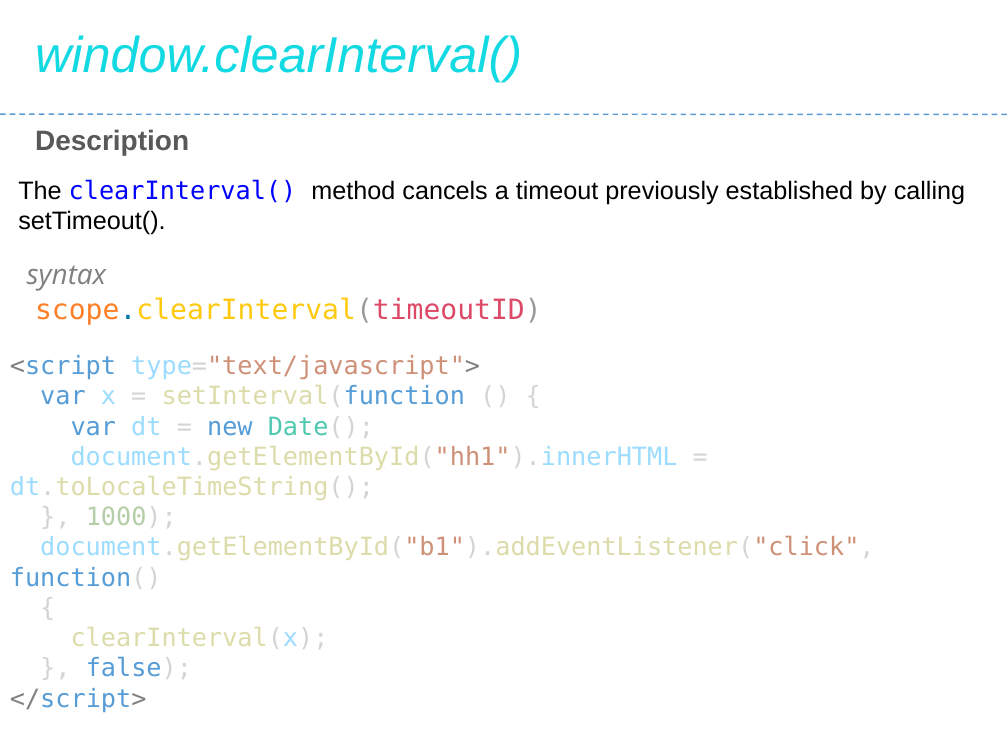
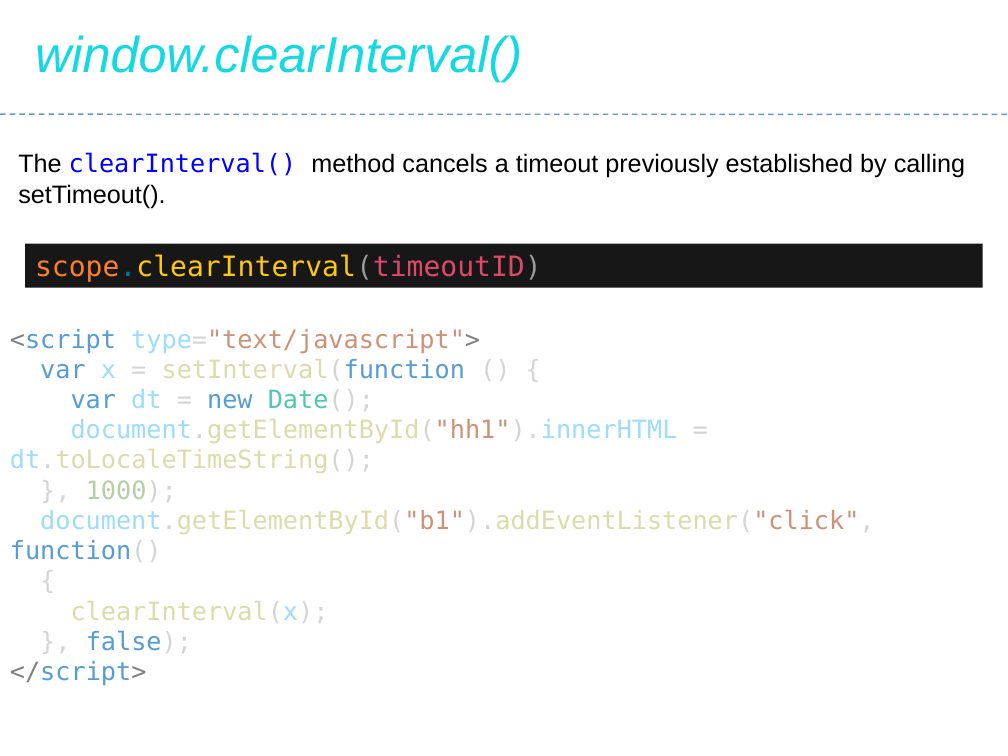
Before and after one commit to Saleel-Bagde/PPT-s, a slide deck: slide 143 of JavaScript.pptx. Drawn at 1008x756 pixels with LibreOffice and Linux fonts; fonts in the diff are those of the drawing. Boxes give left, top, right and bottom in pixels: in the first picture for what was removed or moved away, otherwise in the second. Text is boxed around its words. In the diff, an @@ line names an element or a change of style, - is before the commit and + after.

```diff
--- a/JavaScript.pptx
+++ b/JavaScript.pptx
@@ text "The clearInterval() method cancels a ...": place and size @@
-text "The clearInterval() method cancels a ..." at <box>18,179,965,235</box>
+text "The clearInterval() method cancels a ..." at <box>18,152,965,208</box>
@@ text removed at <box>35,129,189,155</box> @@
-Description
@@ rectangle "scope.clearInterval(timeoutID)": place and size @@
-rectangle "scope.clearInterval(timeoutID)" at <box>35,297,542,325</box>
+rectangle "scope.clearInterval(timeoutID)" at <box>25,244,983,288</box>
@@ rectangle "scope.clearInterval(timeoutID)" at <box>25,244,983,288</box>: fill none to #181717 @@
@@ text removed at <box>27,265,106,291</box> @@
-syntax
@@ text "<script type="text/javascript">": place and size @@
-text "<script type="text/javascript">" at <box>10,355,874,649</box>
+text "<script type="text/javascript">" at <box>10,329,874,623</box>
```
Also in this commit, not shown: 30 other slides changed.
